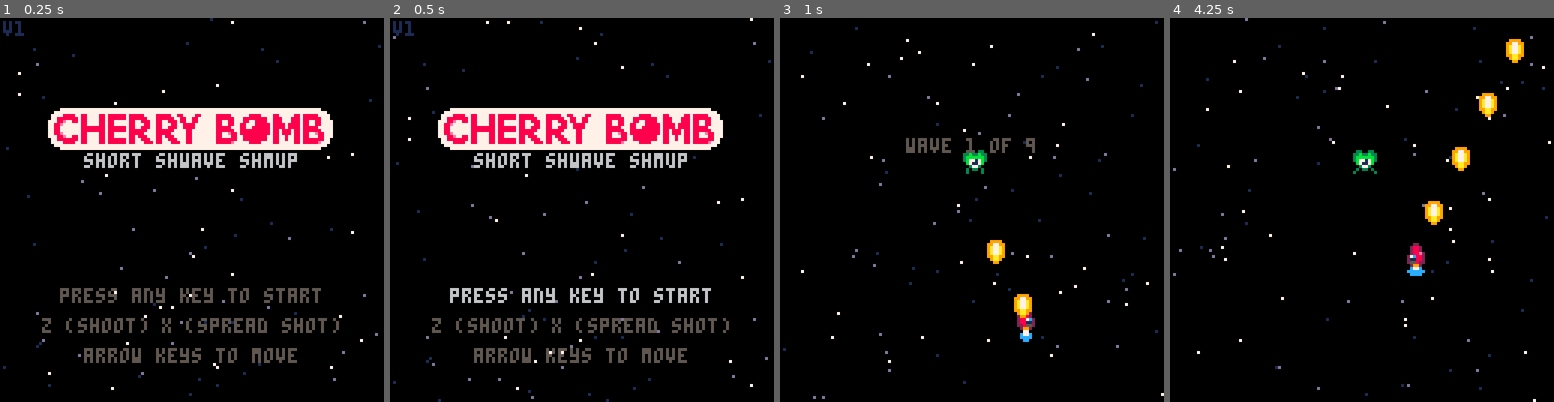
Above: before the commit, frames 1-4 (left to right).
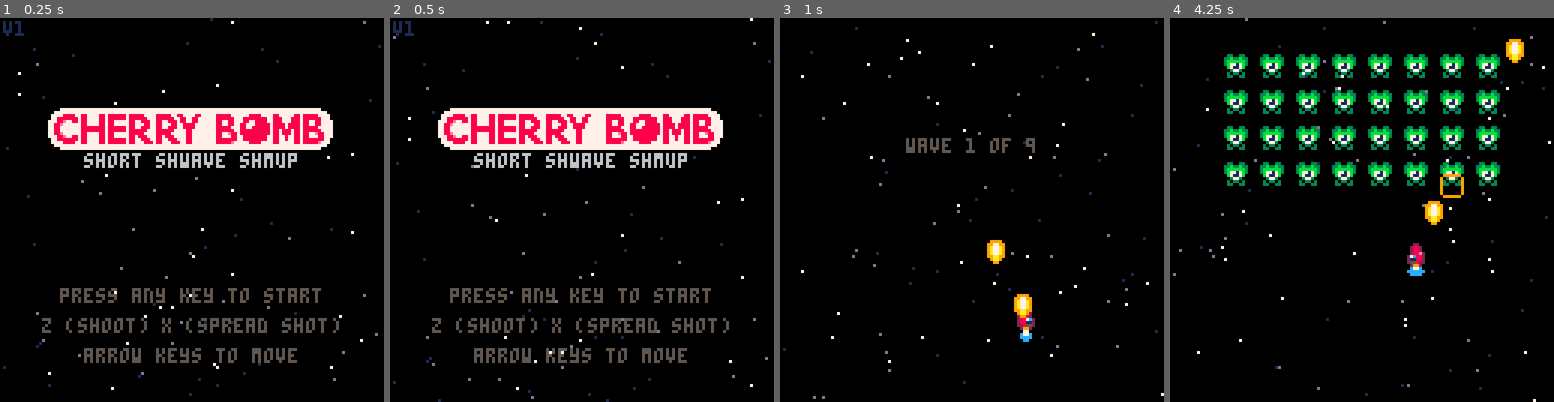
Above: after the commit, the same moments.

Repository: jakeklassen/cherry-bomb-godot
Game: Godot game, scene res://scenes/screens/title_screen.tscn
Same seed, same stepped clock (60 frames per second), same inputs: the game is played once before the commit and once after it.
Inputs:
- Up to frame 1 (0.25 s): no input
- Up to frame 2 (0.5 s): no input
- Up to frame 3 (1 s): tap Enter at 0.5 s; hold Right (move_right) from 0.53 s (still down); hold X (fire) from 0.53 s (still down)
- Up to frame 4 (4.25 s): release Right (move_right) at 1.28 s; release X (fire) at 1.28 s; hold Down (move_down) 1.28-2.03 s; tap X (fire) at 1.35, 2.85 s; hold Right (move_right) 2.03-2.78 s; hold X (fire) 2.03-2.78 s; hold Up (move_up) 2.78-3.53 s; hold Left (move_left) from 3.53 s (still down); hold X (fire) from 3.53 s (still down)

Frame 1 is identical in both runs. In frame 2, 1.1% of the frame differs, in the area x 15-84%, y 70-75%; in frame 3, 0.3%; in frame 4, 9.5%, in the area x 14-86%, y 9-47%.
Error before the commit: Invalid access to property or key '0' on a base object of type 'Dictionary'. (res://scenes/screens/game_screen.gd:44)

Commit message:
made some changes for enemies and fixed the blink text effect

Diff:
--- a/project.godot
+++ b/project.godot
@@ -32,7 +32,7 @@
 [editor]
 
 movie_writer/mjpeg_quality=1.0
-movie_writer/movie_file="D:/workspace/gamedev/godot-4/cherry-bomb/movies/gameplay.avi"
+movie_writer/movie_file="D:/workspace/gamedev/godot-4/cherry-bomb/movies/gameplay.png"
 
 [input]
 
--- /dev/null
+++ b/resources/sprite_frames/green_alien.tres
@@ -0,0 +1,39 @@
+[gd_resource type="SpriteFrames" load_steps=6 format=3 uid="uid://bg8jowxt5d211"]
+
+[ext_resource type="Texture2D" uid="uid://bft3xwc0qefki" path="res://assets/graphics/shmup.png" id="1_6cocp"]
+
+[sub_resource type="AtlasTexture" id="AtlasTexture_x5vk5"]
+atlas = ExtResource("1_6cocp")
+region = Rect2(40, 8, 8, 8)
+
+[sub_resource type="AtlasTexture" id="AtlasTexture_fiawk"]
+atlas = ExtResource("1_6cocp")
+region = Rect2(48, 8, 8, 8)
+
+[sub_resource type="AtlasTexture" id="AtlasTexture_spv33"]
+atlas = ExtResource("1_6cocp")
+region = Rect2(56, 8, 8, 8)
+
+[sub_resource type="AtlasTexture" id="AtlasTexture_bf2gx"]
+atlas = ExtResource("1_6cocp")
+region = Rect2(64, 8, 8, 8)
+
+[resource]
+animations = [{
+"frames": [{
+"duration": 1.0,
+"texture": SubResource("AtlasTexture_x5vk5")
+}, {
+"duration": 1.0,
+"texture": SubResource("AtlasTexture_fiawk")
+}, {
+"duration": 1.0,
+"texture": SubResource("AtlasTexture_spv33")
+}, {
+"duration": 1.0,
+"texture": SubResource("AtlasTexture_bf2gx")
+}],
+"loop": true,
+"name": &"default",
+"speed": 8.0
+}]
--- /dev/null
+++ b/resources/sprite_frames/red_flame_guy.tres
@@ -0,0 +1,25 @@
+[gd_resource type="SpriteFrames" load_steps=4 format=3 uid="uid://ci3coe2yswlq0"]
+
+[ext_resource type="Texture2D" uid="uid://bft3xwc0qefki" path="res://assets/graphics/shmup.png" id="1_s1vpx"]
+
+[sub_resource type="AtlasTexture" id="AtlasTexture_j38fo"]
+atlas = ExtResource("1_s1vpx")
+region = Rect2(32, 72, 8, 8)
+
+[sub_resource type="AtlasTexture" id="AtlasTexture_k41t0"]
+atlas = ExtResource("1_s1vpx")
+region = Rect2(40, 72, 8, 8)
+
+[resource]
+animations = [{
+"frames": [{
+"duration": 1.0,
+"texture": SubResource("AtlasTexture_j38fo")
+}, {
+"duration": 1.0,
+"texture": SubResource("AtlasTexture_k41t0")
+}],
+"loop": true,
+"name": &"default",
+"speed": 8.0
+}]
--- a/scenes/effects/blinking_text.gd
+++ b/scenes/effects/blinking_text.gd
@@ -2,19 +2,23 @@
 
 extends Node2D
 
-@export var message: String
-@export var duration: float = -1
-@onready var text_label = $Text
+@export var timeout: float = 0
+@export var duration: float = 0.5
 
-var format_string = "[blink colors=#5F574FFF,#C2C3C7FF,#FFF1E8FF sequence=0,0,0,0,0,0,0,0,0,0,0,1,1,2,2,1,1,0 duration=0.5][center][color=#5F574F]%s[/color][/center][/blink]"
+signal finished
+
+var format_string = "[blink colors=#5F574FFF,#C2C3C7FF,#FFF1E8FF sequence=0,0,0,0,0,0,0,0,0,0,0,1,1,2,2,1,1,0 duration=%f][center][color=#5F574F]%s[/color][/center][/blink]"
 
 # Called when the node enters the scene tree for the first time.
 func _ready() -> void:
-	text_label.text = format_string % message
+	$Text.text = format_string % [duration, ""]
 
-	if duration > 0:
-		get_tree().create_timer(duration).connect("timeout", queue_free)
+	if timeout > 0:
+		get_tree().create_timer(timeout).connect("timeout", func(): finished.emit())
 
 # Called every frame. 'delta' is the elapsed time since the previous frame.
-func _process(delta: float) -> void:
-	pass
+func _process(_delta: float) -> void:
+	queue_redraw()
+
+func set_message(new_message: String) -> void:
+	$Text.text = format_string % [duration, new_message]
--- a/scenes/effects/blinking_text.tscn
+++ b/scenes/effects/blinking_text.tscn
@@ -1,16 +1,17 @@
 [gd_scene load_steps=4 format=3 uid="uid://gbc78jdig4bk"]
 
-[ext_resource type="FontFile" uid="uid://cluaeu6c2ama5" path="res://assets/font/PICO-8.ttf" id="1_jko5c"]
-[ext_resource type="Script" path="res://scenes/effects/blinking_text.gd" id="1_wyjdk"]
-[ext_resource type="RichTextEffect" uid="uid://dhlb4ioshpm7h" path="res://scripts/text_custom_effects/blink.tres" id="2_23wdf"]
+[ext_resource type="Script" path="res://scenes/effects/blinking_text.gd" id="1_roi3d"]
+[ext_resource type="FontFile" uid="uid://cluaeu6c2ama5" path="res://assets/font/PICO-8.ttf" id="2_ajwm2"]
+[ext_resource type="RichTextEffect" uid="uid://dhlb4ioshpm7h" path="res://scripts/text_custom_effects/blink.tres" id="3_ellob"]
 
 [node name="BlinkingText" type="Node2D"]
-script = ExtResource("1_wyjdk")
+script = ExtResource("1_roi3d")
 
 [node name="Text" type="RichTextLabel" parent="."]
 offset_right = 128.0
 offset_bottom = 5.0
-theme_override_fonts/normal_font = ExtResource("1_jko5c")
+theme_override_fonts/normal_font = ExtResource("2_ajwm2")
 theme_override_font_sizes/normal_font_size = 5
 bbcode_enabled = true
-custom_effects = [ExtResource("2_23wdf")]
+text = "[blink colors=#5F574FFF,#C2C3C7FF,#FFF1E8FF sequence=0,0,0,0,0,0,0,0,0,0,0,1,1,2,2,1,1,0 duration=0.5][center][color=#5F574F]message[/color][/center][/blink]"
+custom_effects = [ExtResource("3_ellob")]
--- a/scenes/entities/bullet.gd
+++ b/scenes/entities/bullet.gd
@@ -1,9 +1,11 @@
 extends Area2D
 
 @export var velocity = Vector2(0, 120)
+@export var damage: int = 1
 
+# We only want to handle a "single" collision per bullet per frame
+var collided = false
 var direction = Vector2(0, -1)
-var Explosion = preload("res://scenes/effects/explosion.tscn")
 
 # Called when the node enters the scene tree for the first time.
 func _ready() -> void:
@@ -18,32 +20,11 @@
 func _on_visible_on_screen_notifier_2d_screen_exited() -> void:
 	queue_free()
 
-func _on_area_entered(_area: Area2D) -> void:
-	var explosion = Explosion.instantiate()
-	explosion.position = position
-	get_tree().root.add_child(explosion)
+func _on_area_entered(area: Area2D) -> void:
+	if collided:
+		return
+
+	collided = true
+	area.take_damage(damage)
+
 	queue_free()
-
-#	velocity = Vector2.ZERO
-#	z_index = 100
-#	$Sprite2D.texture = null
-#
-#	var flash = Particle.new()
-#	flash.age = 0
-#	flash.max_age = 0
-#	flash.radius = 12
-#	flash.color = Color.hex(Pico8.Pico8Color.Color7)
-#	flash.velocity = Vector2.ZERO
-#	area.add_child(flash)
-#
-#	for i in 30:
-#		add_child(Particle.new())
-#
-#	for i in 20:
-#		var spark = Particle.new()
-#		spark.spark = true
-#		spark.velocity = Vector2(randf_range(-120, 120), randf_range(-120, 120))
-#		add_child(spark)
-#
-#	get_tree().create_timer(1).connect("timeout", queue_free)
-#	queue_free()
--- a/scenes/entities/bullet.tscn
+++ b/scenes/entities/bullet.tscn
@@ -1,21 +1,21 @@
 [gd_scene load_steps=4 format=3 uid="uid://bh2mlwkoy3xvg"]
 
-[ext_resource type="Script" path="res://scenes/entities/bullet.gd" id="1_uechy"]
-[ext_resource type="Texture2D" uid="uid://bft3xwc0qefki" path="res://assets/graphics/shmup.png" id="2_xqytg"]
+[ext_resource type="Script" path="res://scenes/entities/bullet.gd" id="1_34jfi"]
+[ext_resource type="Texture2D" uid="uid://bft3xwc0qefki" path="res://assets/graphics/shmup.png" id="2_jopi5"]
 
 [sub_resource type="RectangleShape2D" id="RectangleShape2D_1hs47"]
 size = Vector2(6, 8)
 
-[node name="Bullet" type="Area2D"]
+[node name="Bullet" type="Area2D" groups=["player_bullets"]]
 collision_layer = 2
 collision_mask = 8
-script = ExtResource("1_uechy")
+script = ExtResource("1_34jfi")
 
 [node name="CollisionShape2D" type="CollisionShape2D" parent="."]
 shape = SubResource("RectangleShape2D_1hs47")
 
 [node name="Sprite2D" type="Sprite2D" parent="."]
-texture = ExtResource("2_xqytg")
+texture = ExtResource("2_jopi5")
 region_enabled = true
 region_rect = Rect2(0, 8, 6, 8)
 
--- /dev/null
+++ b/scenes/entities/enemies/enemy.gd
@@ -0,0 +1,51 @@
+@tool
+
+extends Area2D
+
+@export var id: int = 0
+@onready var config = get_node("/root/Config")
+
+var Explosion = preload("res://scenes/effects/explosion.tscn")
+var GreenAlienSpriteFrames = preload("res://resources/sprite_frames/green_alien.tres")
+var RedFlameGuySpriteFrames = preload("res://resources/sprite_frames/red_flame_guy.tres")
+
+var health: int
+
+# Called when the node enters the scene tree for the first time.
+func _ready() -> void:
+	assert(id != 0, "Enemy id should be greater than 0")
+
+	match id:
+		1:
+			$AnimatedSprite2D.set_sprite_frames(GreenAlienSpriteFrames)
+			health = config.entities.enemies.green_alien.starting_health
+		2:
+			$AnimatedSprite2D.set_sprite_frames(RedFlameGuySpriteFrames)
+			health = config.entities.enemies.red_flame_guy.starting_health
+
+	$AnimatedSprite2D.play("default")
+
+# Called every frame. 'delta' is the elapsed time since the previous frame.
+func _process(delta: float) -> void:
+	pass
+
+
+func take_damage(damage: int) -> void:
+	health -= damage
+
+	if health <= 0:
+		var explosion = Explosion.instantiate()
+		explosion.position = position
+		get_tree().root.add_child(explosion)
+
+		queue_free()
+	else:
+		var shockwave = Shockwave.new({
+			color = Color.hex(Pico8.Pico8Color.Color9),
+			radius = 2,
+			target_radius = 6,
+			speed = 30,
+			position = Vector2(0, 2)
+		})
+
+		add_child(shockwave)
--- /dev/null
+++ b/scenes/entities/enemies/enemy.tscn
@@ -0,0 +1,20 @@
+[gd_scene load_steps=4 format=3 uid="uid://cgxc7nm2jbwn4"]
+
+[ext_resource type="Script" path="res://scenes/entities/enemies/enemy.gd" id="1_vjofk"]
+[ext_resource type="SpriteFrames" uid="uid://bg8jowxt5d211" path="res://resources/sprite_frames/green_alien.tres" id="2_a5fcr"]
+
+[sub_resource type="RectangleShape2D" id="RectangleShape2D_n6dd5"]
+size = Vector2(8, 8)
+
+[node name="Enemy" type="Area2D" groups=["enemies"]]
+collision_layer = 8
+collision_mask = 3
+script = ExtResource("1_vjofk")
+id = 1
+
+[node name="CollisionShape2D" type="CollisionShape2D" parent="."]
+shape = SubResource("RectangleShape2D_n6dd5")
+
+[node name="AnimatedSprite2D" type="AnimatedSprite2D" parent="."]
+sprite_frames = ExtResource("2_a5fcr")
+autoplay = "default"
--- a/scenes/screens/game_screen.gd
+++ b/scenes/screens/game_screen.gd
@@ -8,9 +8,11 @@
 @export var max_waves: int = 9
 
 @onready var config = get_node("/root/Config")
-@onready var wave_text_label2 = $WaveText
 
 var BlinkingText = preload("res://scenes/effects/blinking_text.tscn")
+var Enemy = preload("res://scenes/entities/enemies/enemy.tscn")
+
+var spawning: bool = false
 
 # highscore loading?
 
@@ -25,27 +27,45 @@
 		# At some point show a menu and don't just kill the game
 		get_tree().quit();
 
+	var enemy_count = get_tree().get_nodes_in_group("enemies").size()
+
+	if enemy_count == 0 and spawning == false:
+		next_wave()
+
 func next_wave() -> void:
+	spawning = true
 	wave += 1
 	var current_wave = config.waves[wave]
+	assert(current_wave != null, "Wave not found")
+	var wave_enemies = current_wave.enemies
 
 	var wave_string = "wave %s of 9"
 	var wave_text = wave_string % wave
 	var wave_text_label = BlinkingText.instantiate()
-	wave_text_label.message = wave_text
-	wave_text_label.duration = 2.6
+	wave_text_label.timeout = 2.6
 	wave_text_label.position = Vector2(0, 40)
 
 	get_tree().root.add_child(wave_text_label)
+	wave_text_label.set_message(wave_text)
 
-	await get_tree().create_timer(2.6).timeout
+	# Wait for the wave text to finish
+	await wave_text_label.finished
+	wave_text_label.queue_free()
 
-	for y in range(current_wave.size()):
-		for x in range(current_wave[y].size()):
-			var enemy = current_wave[y][x]
+	for y in range(wave_enemies.size()):
+		for x in range(wave_enemies[y].size()):
+			var enemy = wave_enemies[y][x]
 			if enemy == 0:
 				continue
 
-			var enemy_instance = enemy.instance()
-			enemy_instance.position = Vector2(x * 32, y * 32)
-			add_child(enemy_instance)
+			var destinationX = 4 + ((x + 1) * 12) - 6
+			var destinationY = 4 + ((y + 1) * 12)
+
+			var spawn_position = Vector2(destinationX * 1.25 - 16, destinationY - 66)
+			var enemy_destination = Vector2(destinationX, destinationY)
+			var enemy_instance = Enemy.instantiate()
+			enemy_instance.id = enemy
+			enemy_instance.position = enemy_destination
+			get_tree().root.add_child(enemy_instance)
+
+	spawning = false
--- a/scenes/screens/game_screen.tscn
+++ b/scenes/screens/game_screen.tscn
@@ -1,15 +1,13 @@
-[gd_scene load_steps=7 format=3 uid="uid://cqurpijiboupe"]
+[gd_scene load_steps=5 format=3 uid="uid://cqurpijiboupe"]
 
-[ext_resource type="Script" path="res://scenes/screens/game_screen.gd" id="1_el8ab"]
-[ext_resource type="Script" path="res://scenes/starfield.gd" id="2_tprx6"]
-[ext_resource type="PackedScene" uid="uid://b50dtnmtf8mkc" path="res://scenes/entities/player.tscn" id="3_n7fo6"]
-[ext_resource type="PackedScene" uid="uid://dwyccww2roa67" path="res://scenes/entities/enemies/green_alien.tscn" id="4_so6hm"]
-[ext_resource type="PackedScene" uid="uid://gbc78jdig4bk" path="res://scenes/effects/blinking_text.tscn" id="5_uegee"]
+[ext_resource type="Script" path="res://scenes/screens/game_screen.gd" id="1_tp676"]
+[ext_resource type="Script" path="res://scenes/starfield.gd" id="2_wvc8h"]
+[ext_resource type="PackedScene" uid="uid://b50dtnmtf8mkc" path="res://scenes/entities/player.tscn" id="3_6oubw"]
 
 [sub_resource type="RectangleShape2D" id="RectangleShape2D_3ptrv"]
 
 [node name="GameScreen" type="Area2D"]
-script = ExtResource("1_el8ab")
+script = ExtResource("1_tp676")
 
 [node name="CollisionShape2D" type="CollisionShape2D" parent="."]
 visible = false
@@ -21,14 +19,7 @@
 position = Vector2(64, 64)
 
 [node name="Starfield" type="Node2D" parent="."]
-script = ExtResource("2_tprx6")
+script = ExtResource("2_wvc8h")
 
-[node name="Player" parent="." instance=ExtResource("3_n7fo6")]
+[node name="Player" parent="." instance=ExtResource("3_6oubw")]
 position = Vector2(64, 100)
-
-[node name="GreenAlien" parent="." instance=ExtResource("4_so6hm")]
-position = Vector2(65, 48)
-
-[node name="WaveText" parent="." instance=ExtResource("5_uegee")]
-visible = false
-position = Vector2(0, 40)
--- a/scenes/screens/title_screen.tscn
+++ b/scenes/screens/title_screen.tscn
@@ -1,21 +1,20 @@
 [gd_scene load_steps=9 format=3 uid="uid://dv4rvbrbkvctl"]
 
-[ext_resource type="Script" path="res://scripts/screen.gd" id="1_cxlo5"]
-[ext_resource type="AudioStream" uid="uid://cmbokm0vgejbv" path="res://assets/audio/title-screen-music.wav" id="2_iqm4b"]
-[ext_resource type="Script" path="res://scenes/starfield.gd" id="3_e52g0"]
-[ext_resource type="PackedScene" uid="uid://1exif2bjqu3r" path="res://scenes/entities/title_screen_alien.tscn" id="4_mswqs"]
-[ext_resource type="PackedScene" uid="uid://dbfvnar58rwij" path="res://scenes/entities/logo.tscn" id="5_u72ad"]
-[ext_resource type="FontFile" uid="uid://cluaeu6c2ama5" path="res://assets/font/PICO-8.ttf" id="6_8whev"]
-[ext_resource type="RichTextEffect" uid="uid://dhlb4ioshpm7h" path="res://scripts/text_custom_effects/blink.tres" id="7_0e0p3"]
+[ext_resource type="Script" path="res://scripts/screen.gd" id="1_6ygy6"]
+[ext_resource type="AudioStream" uid="uid://cmbokm0vgejbv" path="res://assets/audio/title-screen-music.wav" id="2_3xabb"]
+[ext_resource type="Script" path="res://scenes/starfield.gd" id="3_r3v8x"]
+[ext_resource type="PackedScene" uid="uid://1exif2bjqu3r" path="res://scenes/entities/title_screen_alien.tscn" id="4_cpqog"]
+[ext_resource type="PackedScene" uid="uid://dbfvnar58rwij" path="res://scenes/entities/logo.tscn" id="5_lm0ha"]
+[ext_resource type="FontFile" uid="uid://cluaeu6c2ama5" path="res://assets/font/PICO-8.ttf" id="6_ijse1"]
+[ext_resource type="RichTextEffect" uid="uid://dhlb4ioshpm7h" path="res://scripts/text_custom_effects/blink.tres" id="7_ko1en"]
 
 [sub_resource type="RectangleShape2D" id="RectangleShape2D_3ptrv"]
 
 [node name="TitleScreen" type="Area2D"]
-script = ExtResource("1_cxlo5")
+script = ExtResource("1_6ygy6")
 
 [node name="AudioStreamPlayer" type="AudioStreamPlayer" parent="."]
-stream = ExtResource("2_iqm4b")
-autoplay = true
+stream = ExtResource("2_3xabb")
 
 [node name="CollisionShape2D" type="CollisionShape2D" parent="."]
 visible = false
--- a/scripts/config.gd
+++ b/scripts/config.gd
@@ -1,7 +1,7 @@
 extends Node
 
 var entities = {
-	enemes = {
+	enemies = {
 		green_alien = {
 			id = 1,
 			score = 100,
@@ -54,6 +54,10 @@
 			[0, 1, 1, 1, 1, 1, 1, 1, 1, 0],
 			[0, 1, 1, 1, 1, 1, 1, 1, 1, 0],
 			[0, 1, 1, 1, 1, 1, 1, 1, 1, 0],
+#			[0, 0, 0, 0, 0, 0, 0, 0, 0, 0],
+#			[0, 0, 0, 0, 0, 0, 0, 0, 0, 0],
+#			[0, 0, 0, 0, 0, 0, 0, 0, 0, 0],
+#			[0, 0, 0, 0, 1, 1, 0, 0, 0, 0],
 		]
 	},
 
--- a/scripts/shockwave.gd
+++ b/scripts/shockwave.gd
@@ -12,6 +12,7 @@
 	target_radius = args.target_radius
 	speed = args.speed
 	color = args.color
+	position = args.position if "position" in args else Vector2.ZERO
 
 # Called every frame. 'delta' is the elapsed time since the previous frame.
 func _process(delta: float) -> void:
@@ -23,4 +24,4 @@
 	queue_redraw()
 
 func _draw() -> void:
-	draw_arc(position.floor(), floori(radius), 0, TAU, 32, color)
+	draw_arc(position.floor(), floori(radius), 0, TAU, floori(radius ** 2), color)
--- a/scripts/text_custom_effects/blink.gd
+++ b/scripts/text_custom_effects/blink.gd
@@ -1,15 +1,13 @@
-@tool
+#@tool
+
 extends RichTextEffect
+
 class_name RichTextBlink
 
-# Syntax: [blink colors=#ffffff33,#aabbcc33,#ddeeff33 sequence=0,1,2 duration=1[/blink]
+# Syntax: [blink colors=#ffffff33,#aabbcc33,#ddeeff33 sequence=0,1,2 duration=1]message[/blink]
 
 # Define the tag name.
 var bbcode = "blink"
-
-var next_frame_time = 0
-var frame_rate = 1
-var current_color_index = 0
 
 func _process_custom_fx(char_fx):
 	# Get parameters, or use the provided default value if missing.
@@ -19,12 +17,13 @@
 	# In seconds
 	var duration: float = char_fx.env.get("duration", 0)
 
-	frame_rate = duration / sequence.size()
+	var frame_rate = duration / sequence.size()
 
-	if char_fx.elapsed_time >= next_frame_time:
-		next_frame_time = char_fx.elapsed_time + frame_rate
-		current_color_index = (current_color_index + 1) % sequence.size()
+#	if char_fx.elapsed_time >= next_frame_time:
+#		next_frame_time = char_fx.elapsed_time + frame_rate
+#		current_color_index = (current_color_index + 1) % sequence.size()
 
+	var current_color_index = floori(char_fx.elapsed_time / frame_rate) % sequence.size()
 	char_fx.color = colors[sequence[current_color_index]]
 
 	return true
Not shown, changed: export_presets.cfg
Not shown: 1 places in scenes/effects/explosion.tscn that only renumber resources
Not shown: 1 places in scenes/entities/enemies/green_alien.tscn that only renumber resources
Not shown: 2 places in scenes/entities/player.tscn that only renumber resources
Not shown: 5 places in scenes/screens/title_screen.tscn that only renumber resources
